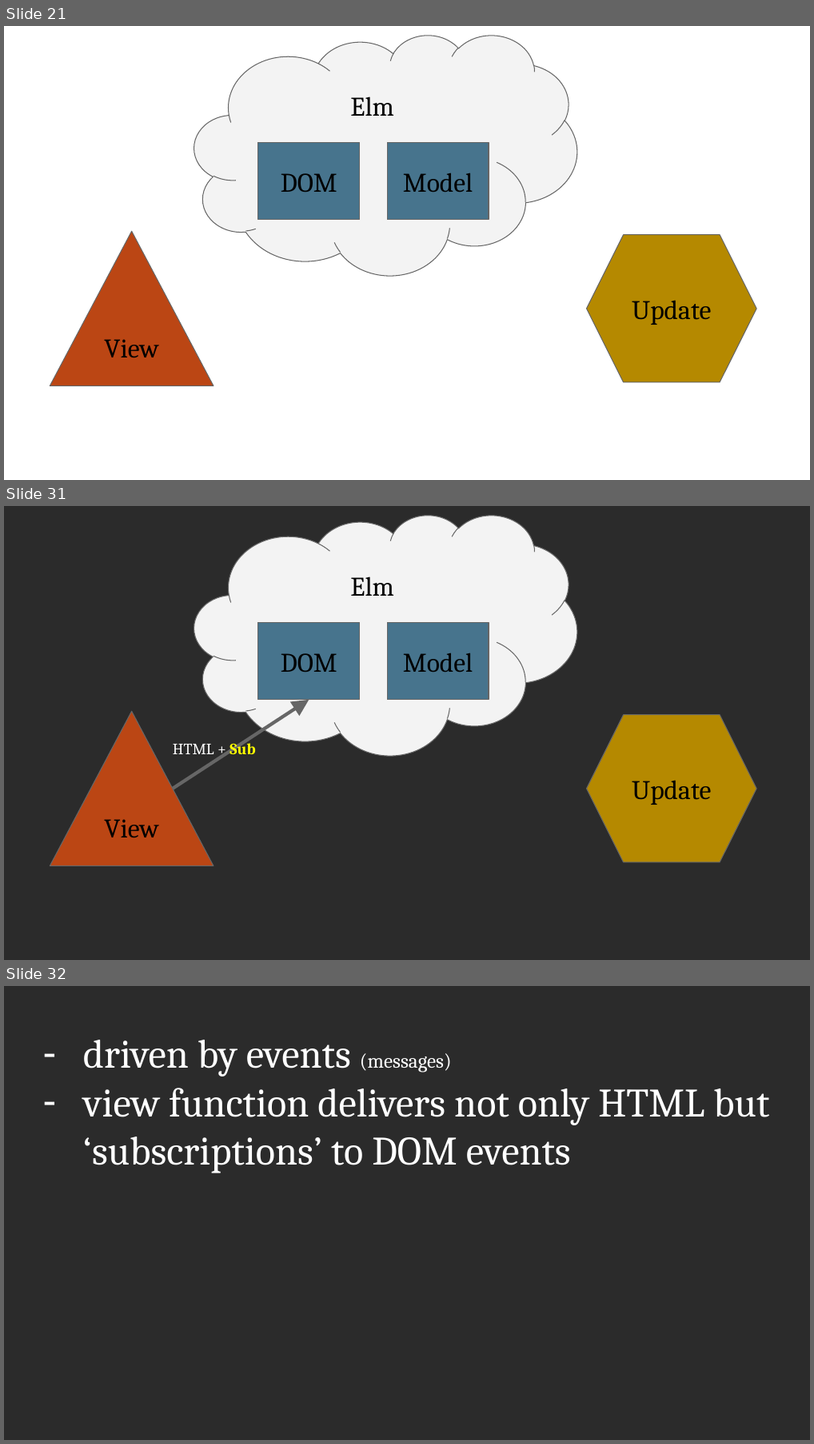
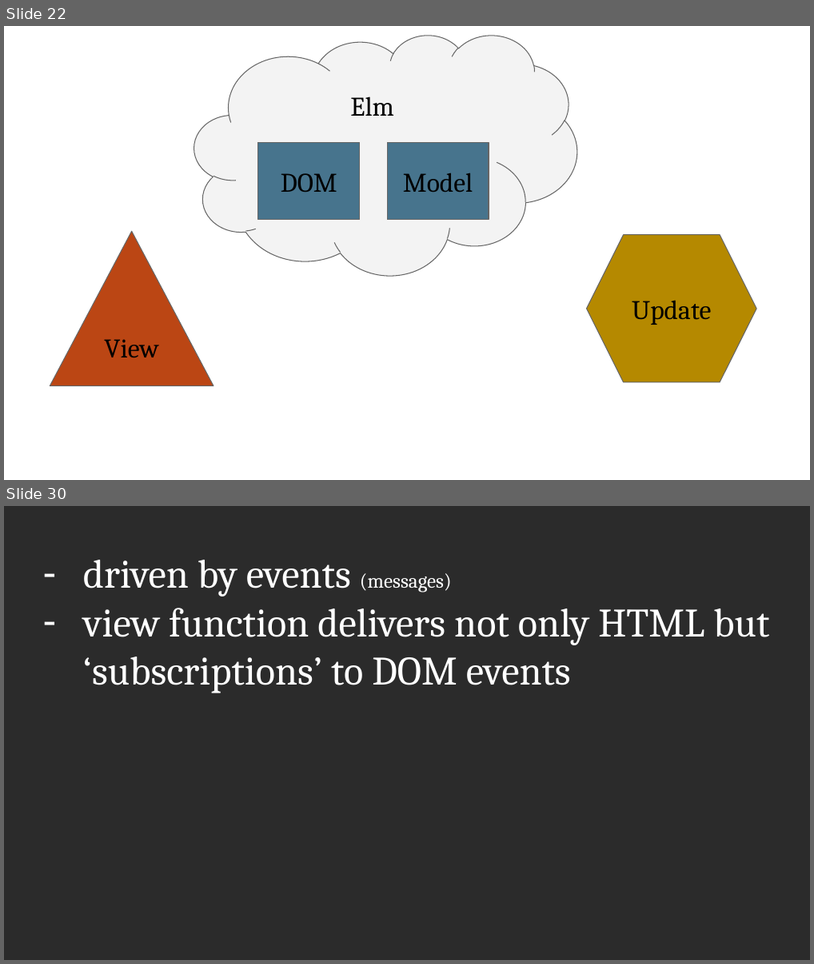
Before and after one commit to scameronde/elm-et2017, a slide deck: Elm.pptx. Shown one above the other, each under a label of ours: slides 21, 31 and 32 before the commit, slides 22 and 30 after it; the slides between them are not shown. The pictures are 814x1444 and 814x964 pixels, drawn with LibreOffice and Linux fonts; fonts in the diff are those of the drawing; background and template pictures are left out; a plain dark background stands for a picture behind light text. Boxes give left, top, right and bottom in pixels: in the first picture for what was removed or moved away, otherwise in the second. Text is boxed around its words. In the diff, an @@ line names an element or a change of style, - is before the commit and + after.

```diff
--- a/Elm.pptx
+++ b/Elm.pptx
@@ slide 31 removed at box(4, 506, 810, 960), background picture (left out) @@
@@ cloud removed at box(194, 515, 578, 755) @@
@@ text removed at box(350, 576, 394, 596) @@
-Elm
@@ rectangle removed at box(258, 622, 360, 700) @@
-DOM
@@ rectangle removed at box(387, 622, 489, 700) @@
-Model
@@ triangle removed at box(50, 711, 214, 866) @@
-View
@@ arrow removed from (173, 788) to (309, 700) @@
@@ hexagon removed at box(587, 715, 757, 863) @@
-Update
@@ text removed at box(173, 740, 255, 754) @@
-HTML + Sub
@@ what was slide 21 is now slide 22 @@
@@ what was slide 32 is now slide 30 @@
```
Also in this commit, not shown: 29 slides changed, 4 slides added, 4 other slides removed.
